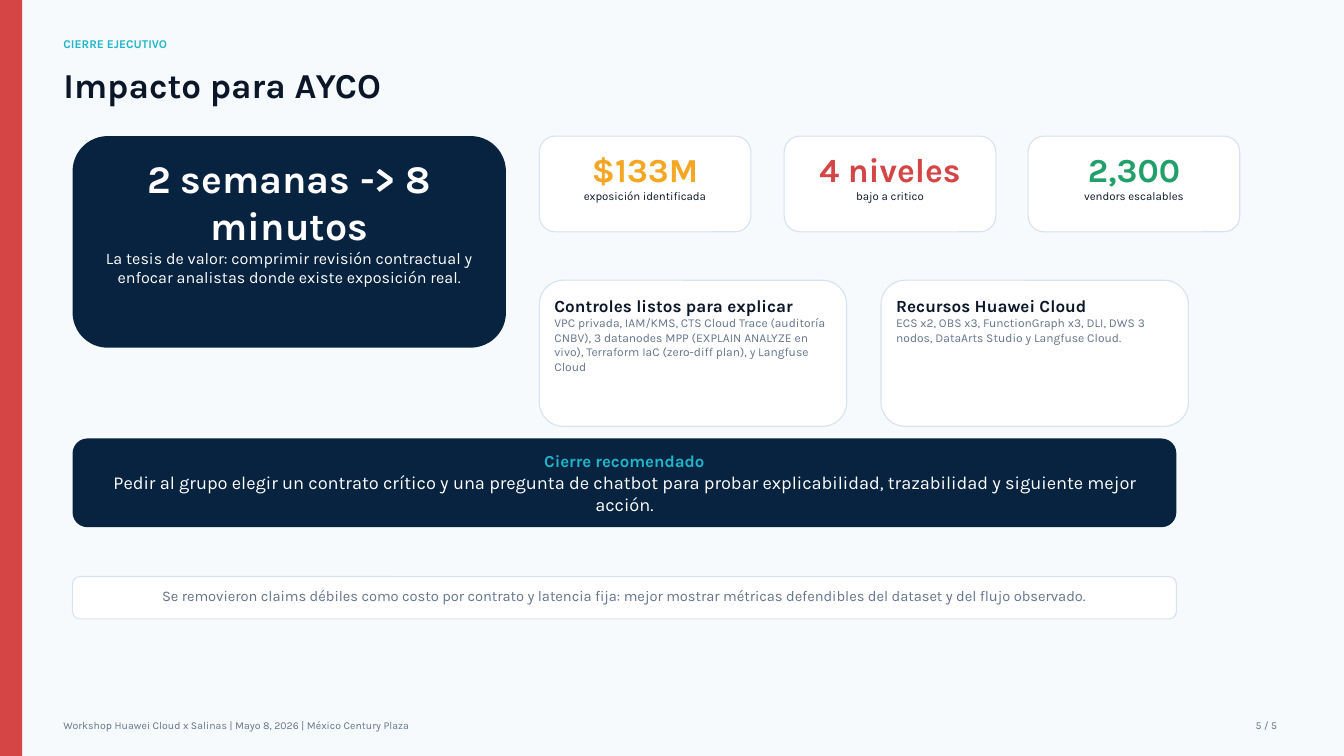
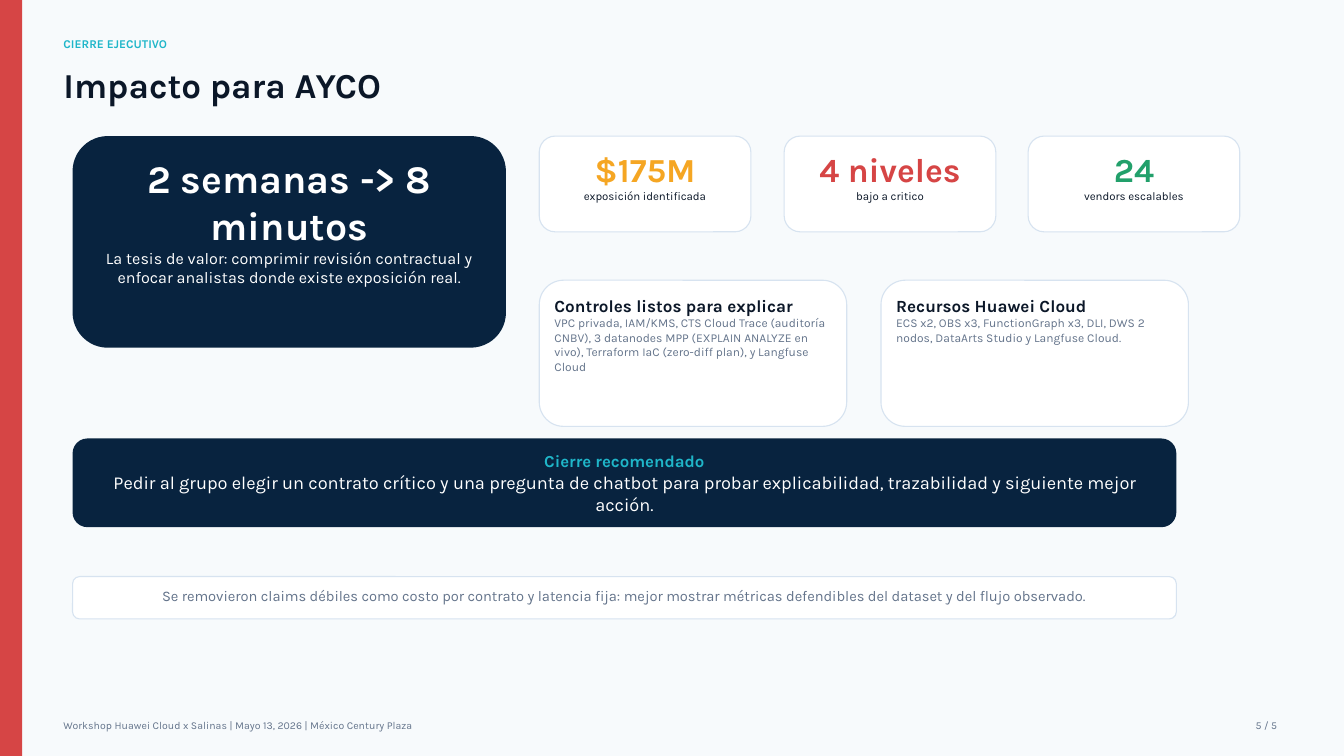
Before and after one commit to Borre/ayco-huawei-cloud, a slide deck: slide 5 of docs/slides-arquitectura.pptx. Drawn at 1344x756 pixels with LibreOffice and Linux fonts; fonts in the diff are those of the drawing. Boxes give left, top, right and bottom in pixels: in the first picture for what was removed or moved away, otherwise in the second. Text is boxed around its words. In the diff, an @@ line names an element or a change of style, - is before the commit and + after.

```diff
--- a/docs/slides-arquitectura.pptx
+++ b/docs/slides-arquitectura.pptx
@@ text in rounded rectangle at (595,157,696,186): text changed @@
-$133M
+$175M
@@ text in rounded rectangle at (1114,159,1154,182): text changed @@
-2,300
+24
@@ text in rounded rectangle at (896,319,1145,345): text changed @@
-ECS x2, OBS x3, FunctionGraph x3, DLI, DWS 3 nodos, DataArts Studio y Langfuse Cloud.
+ECS x2, OBS x3, FunctionGraph x3, DLI, DWS 2 nodos, DataArts Studio y Langfuse Cloud.
@@ text at (63,721,412,732): text changed @@
-Workshop Huawei Cloud x Salinas | Mayo 8, 2026 | México Century Plaza
+Workshop Huawei Cloud x Salinas | Mayo 13, 2026 | México Century Plaza
```
Also in this commit, not shown: 4 other slides changed, 6 other files.
